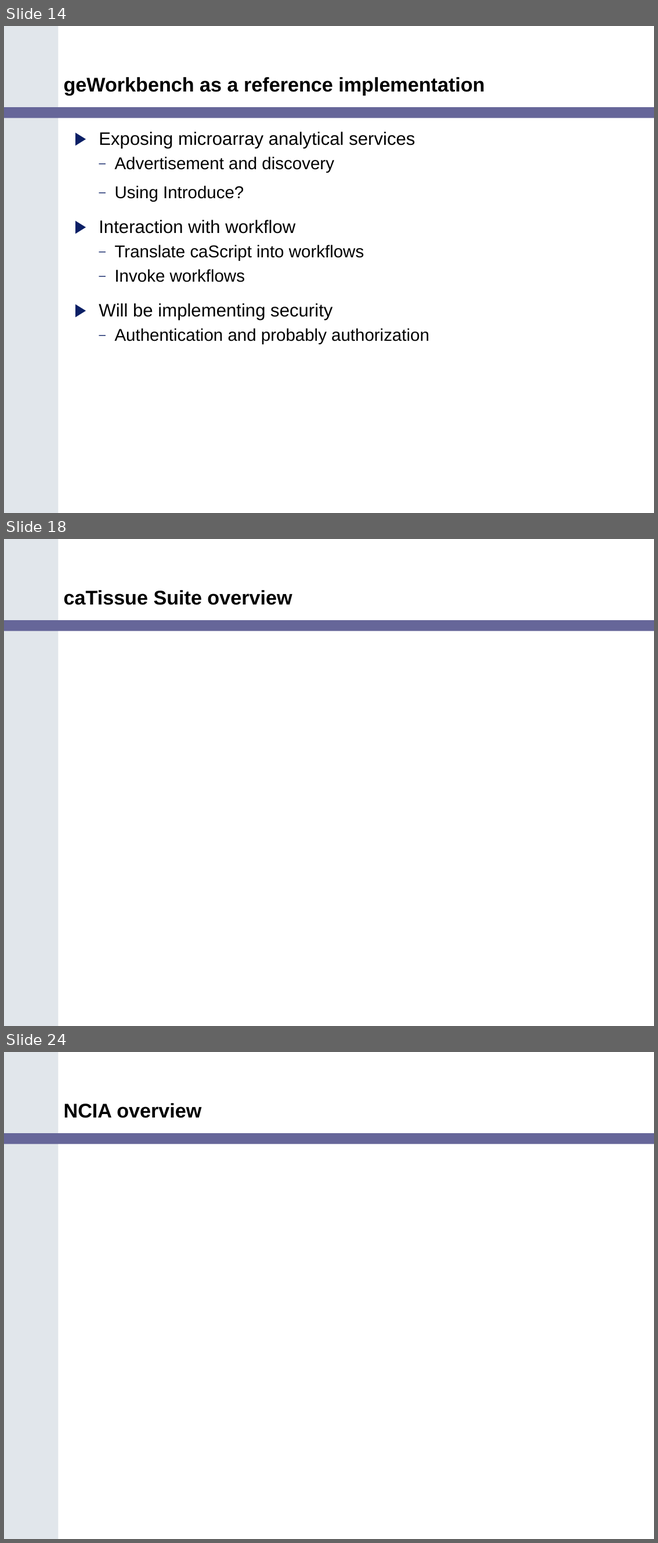
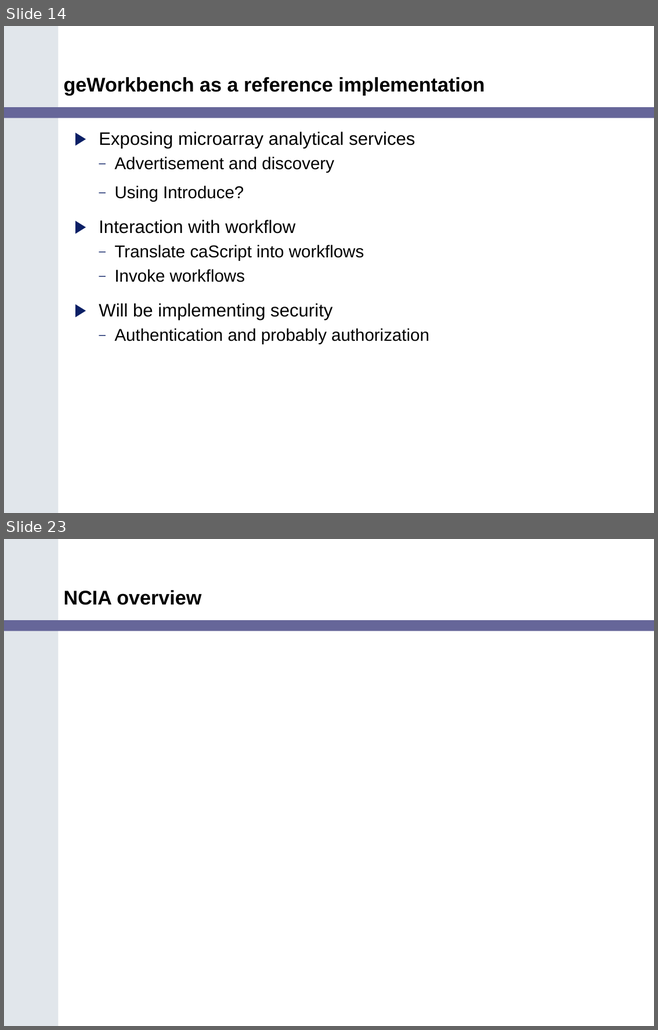
Before and after one commit to NCIP/cagrid-portal, a slide deck: cagrid-1-0/Documentation/presentations/200607_VCDE_ARCH/Ref_Impl_Arch_VCDE_2006_07.ppt. Shown one above the other, each under a label of ours: slides 14, 18 and 24 before the commit, slides 14 and 23 after it; the slides between them are not shown. The pictures are 658x1543 and 658x1030 pixels, drawn with LibreOffice and Linux fonts; fonts in the diff are those of the drawing; background and template pictures are left out. Boxes give left, top, right and bottom in pixels: in the first picture for what was removed or moved away, otherwise in the second. Text is boxed around its words. In the diff, an @@ line names an element or a change of style, - is before the commit and + after.

```diff
--- a/cagrid-1-0/Documentation/presentations/200607_VCDE_ARCH/Ref_Impl_Arch_VCDE_2006_07.ppt
+++ b/cagrid-1-0/Documentation/presentations/200607_VCDE_ARCH/Ref_Impl_Arch_VCDE_2006_07.ppt
@@ slide 18 removed at [4, 539, 654, 1026], background #FFFFFF; not listed: 2 template elements that a slide beside it also shows @@
@@ title removed at [64, 590, 292, 605] @@
-caTissue Suite overview
@@ what was slide 24 is now slide 23 @@
```
Also in this commit, not shown: 8 slides changed, 7 slides added, 4 other slides removed.
